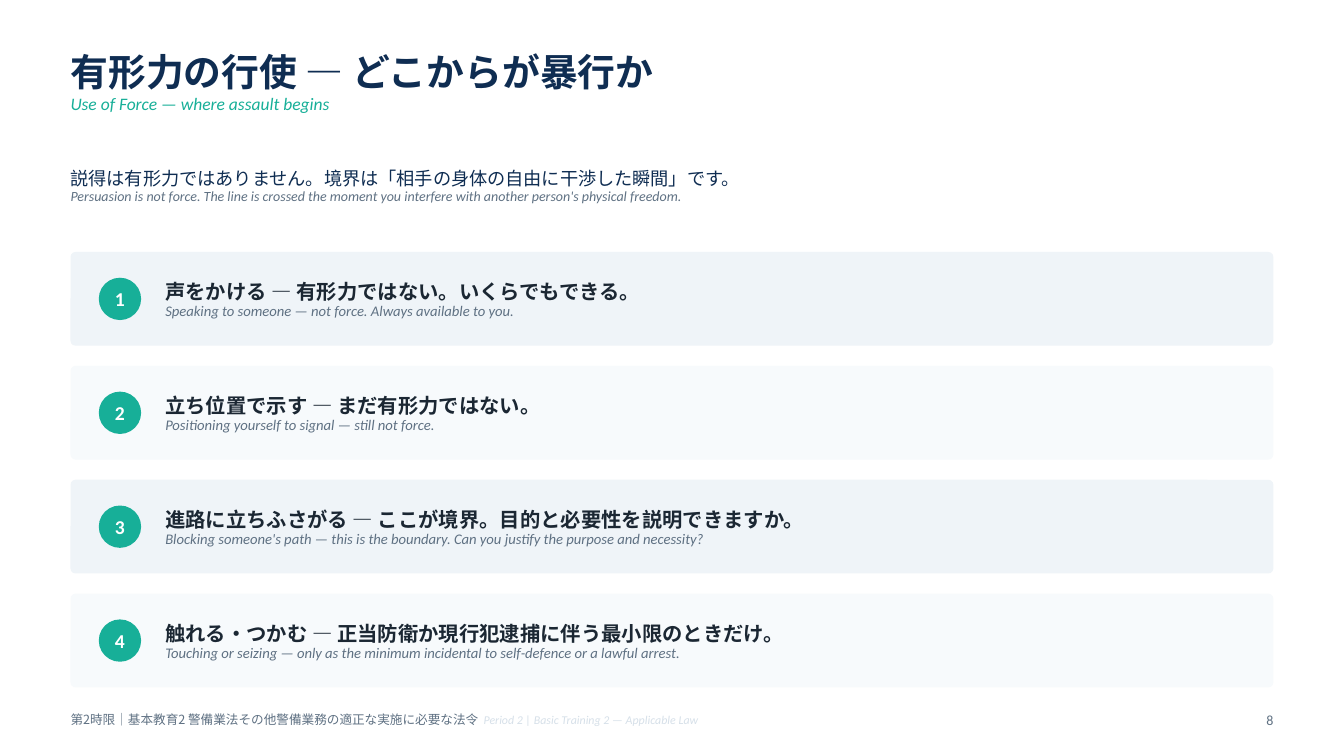
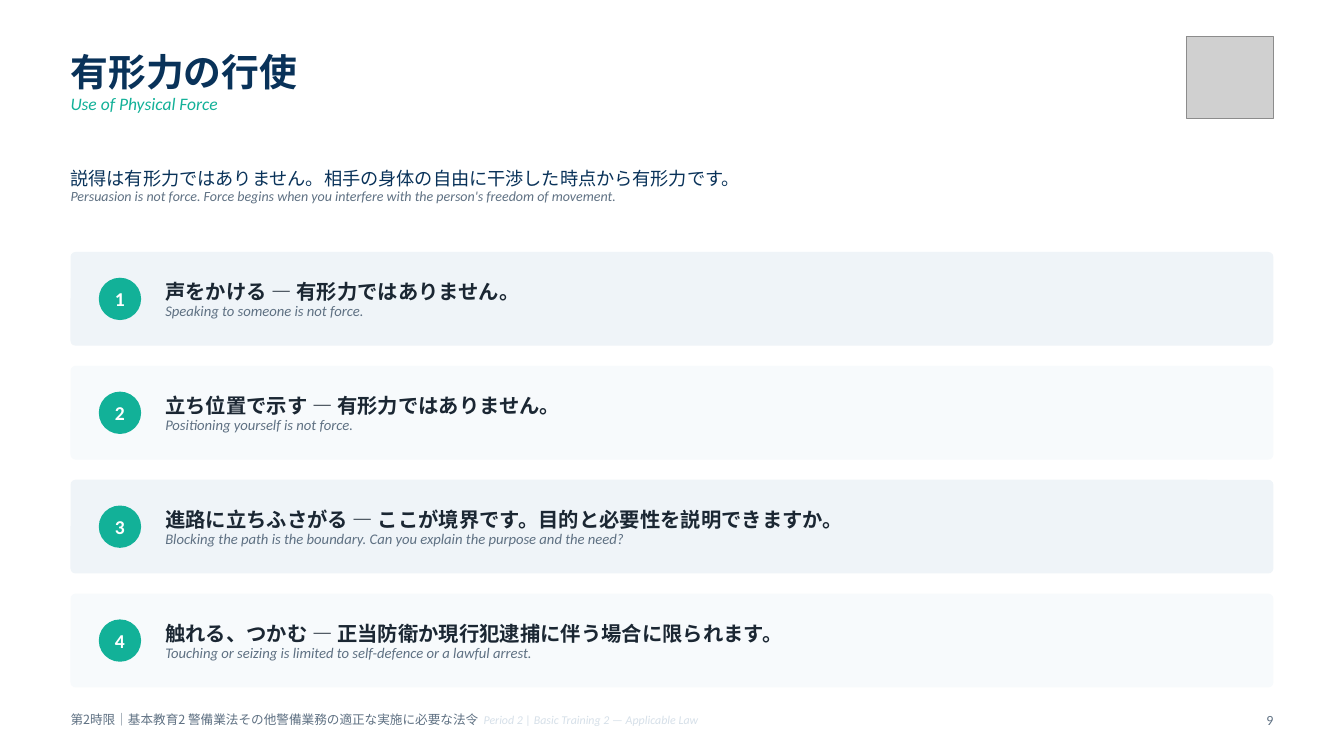
Before and after one commit to hrsmhiroshi-cpu/Training-, a slide deck: slide 9 of decks/02_2限_法令.pptx (slide 8 before the commit). Drawn at 1344x756 pixels with LibreOffice and Linux fonts; fonts in the diff are those of the drawing; grey boxes stand for pictures. Boxes give left, top, right and bottom in pixels: in the first picture for what was removed or moved away, otherwise in the second. Text is boxed around its words. In the diff, an @@ line names an element or a change of style, - is before the commit and + after.

```diff
--- a/decks/02_2限_法令.pptx
+++ b/decks/02_2限_法令.pptx
@@ text at (x1=71, y1=54, x2=298, y2=113): text changed; text colour #17AF98 to #12B198 @@
-有形力の行使 ― どこからが暴行か
-Use of Force — where assault begins
+有形力の行使
+Use of Physical Force
@@ picture added at (x1=1187, y1=36, x2=1273, y2=118) @@
@@ text at (x1=71, y1=169, x2=740, y2=204): text changed @@
-説得は有形力ではありません。境界は「相手の身体の自由に干渉した瞬間」です。
-Persuasion is not force. The line is crossed the moment you interfere with another person's physical freedom.
+説得は有形力ではありません。相手の身体の自由に干渉した時点から有形力です。
+Persuasion is not force. Force begins when you interfere with the person's freedom of movement.
@@ text at (x1=165, y1=281, x2=519, y2=319): text changed @@
-声をかける ― 有形力ではない。いくらでもできる。
-Speaking to someone — not force. Always available to you.
+声をかける ― 有形力ではありません。
+Speaking to someone is not force.
@@ text at (x1=165, y1=395, x2=560, y2=433): text changed @@
-立ち位置で示す ― まだ有形力ではない。
-Positioning yourself to signal — still not force.
+立ち位置で示す ― 有形力ではありません。
+Positioning yourself is not force.
@@ text at (x1=165, y1=509, x2=843, y2=547): text changed @@
-進路に立ちふさがる ― ここが境界。目的と必要性を説明できますか。
-Blocking someone's path — this is the boundary. Can you justify the purpose and necessity?
+進路に立ちふさがる ― ここが境界です。目的と必要性を説明できますか。
+Blocking the path is the boundary. Can you explain the purpose and the need?
@@ text at (x1=165, y1=623, x2=782, y2=661): text changed @@
-触れる・つかむ ― 正当防衛か現行犯逮捕に伴う最小限のときだけ。
-Touching or seizing — only as the minimum incidental to self-defence or a lawful arrest.
+触れる、つかむ ― 正当防衛か現行犯逮捕に伴う場合に限られます。
+Touching or seizing is limited to self-defence or a lawful arrest.
@@ text at (x1=1266, y1=716, x2=1273, y2=725): text changed @@
-8
+9
```
Also in this commit, not shown: 10 other slides changed, 1 slide added, 16 other files.
